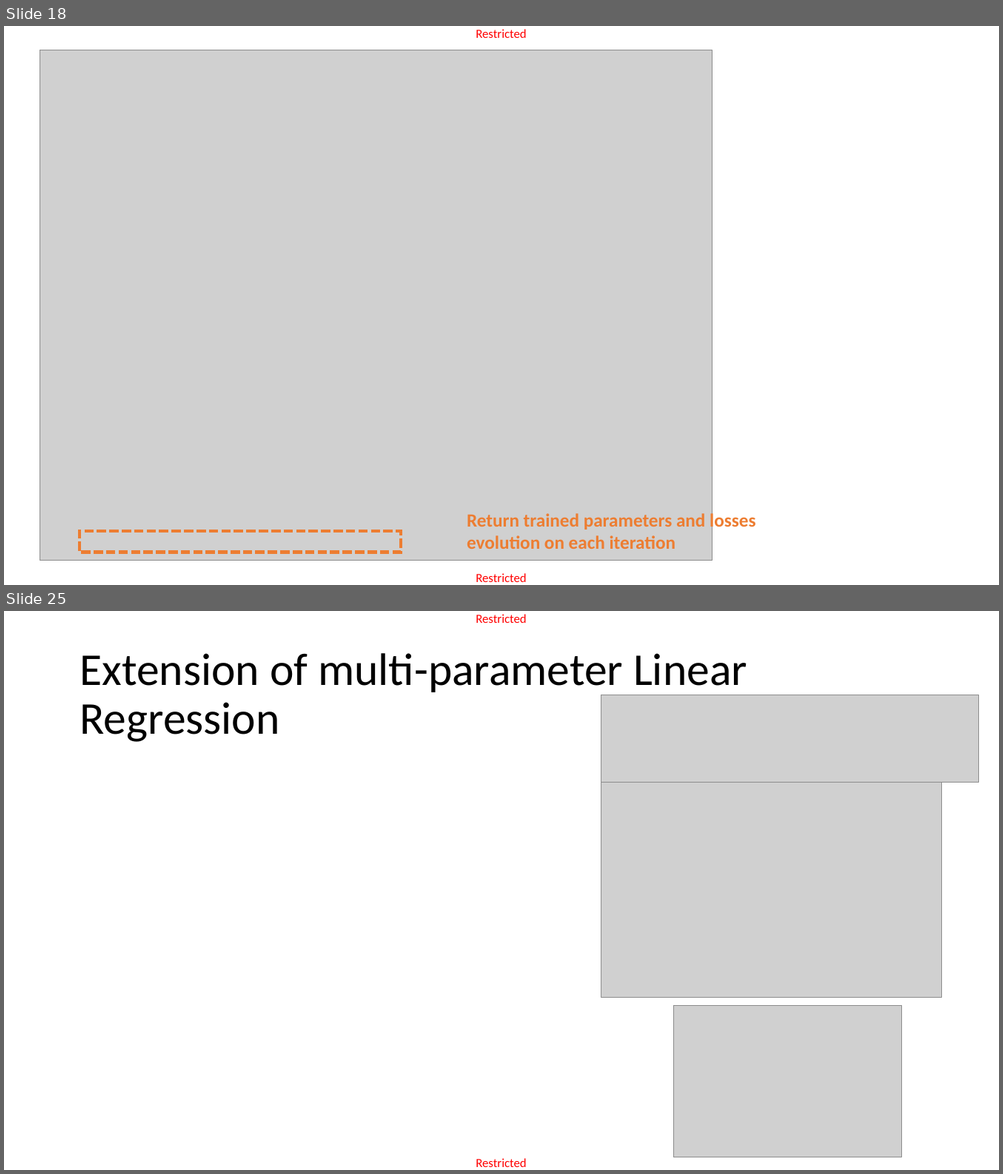
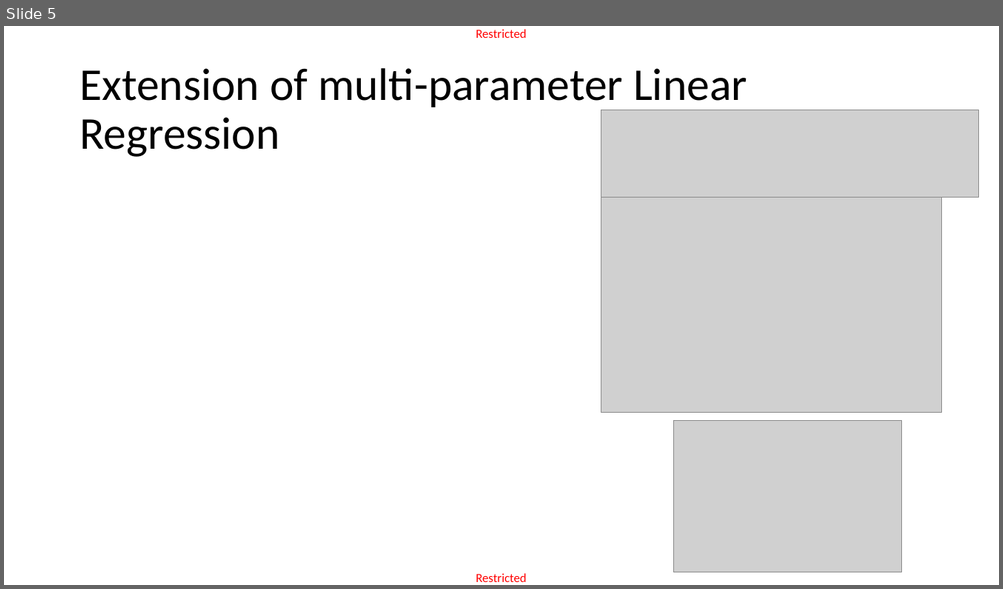
Before and after one commit to matthieudemari/SUTD_DL_50_039, a slide deck: W1/2. W1S2 final/W1S2.pptx. Shown one above the other, each under a label of ours: slides 18 and 25 before the commit, slide 5 after it; the slides between them are not shown. The pictures are 1003x1174 and 1003x589 pixels, drawn with LibreOffice and Linux fonts; fonts in the diff are those of the drawing; grey boxes stand for pictures. Boxes give left, top, right and bottom in pixels: in the first picture for what was removed or moved away, otherwise in the second. Text is boxed around its words. In the diff, an @@ line names an element or a change of style, - is before the commit and + after.

```diff
--- a/W1/2. W1S2 final/W1S2.pptx
+++ b/W1/2. W1S2 final/W1S2.pptx
@@ slide 18 removed at (x1=4, y1=26, x2=999, y2=585), background #FFFFFF; not listed: 2 template elements that a slide beside it also shows @@
@@ picture removed at (x1=40, y1=50, x2=712, y2=561) @@
@@ text removed at (x1=466, y1=512, x2=755, y2=549) @@
-Return trained parameters and losses evolution on each iteration
@@ rectangle removed at (x1=79, y1=532, x2=401, y2=553) @@
@@ what was slide 25 is now slide 5 @@
```
Also in this commit, not shown: 1 slide added, 21 other slides removed, 7 other files.
